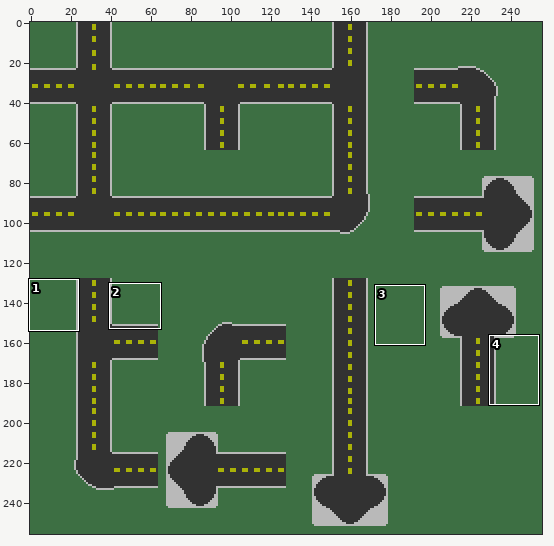
Sprite sheet: Assets/TEST_ATLAS_TWO-export.png. The picture above shows the old version from afar; the outline marks the close-up.
Close-up. Before the edit:
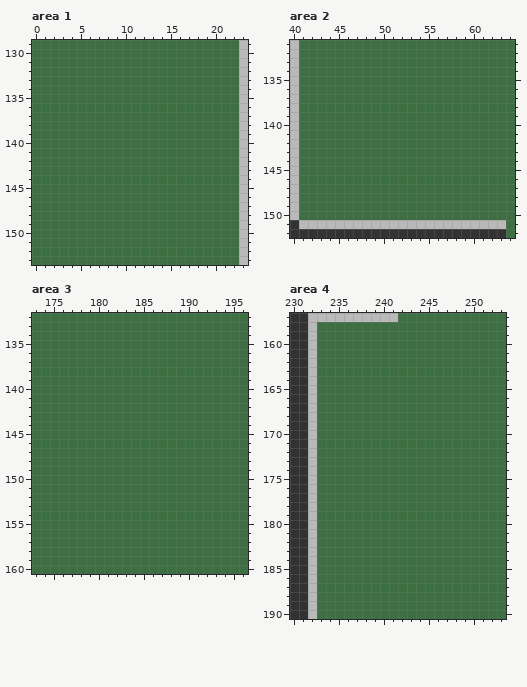
The file is 256x256 pixels. Colours within 5 levels of each other are drawn and written as one. Shown: area 1: x 0..23, y 129..153; area 2: x 40..64, y 131..152; area 3: x 173..196, y 132..160; area 4: x 230..253, y 157..190. The commit also changed other parts of the picture, which this record leaves out.
And afterwards:
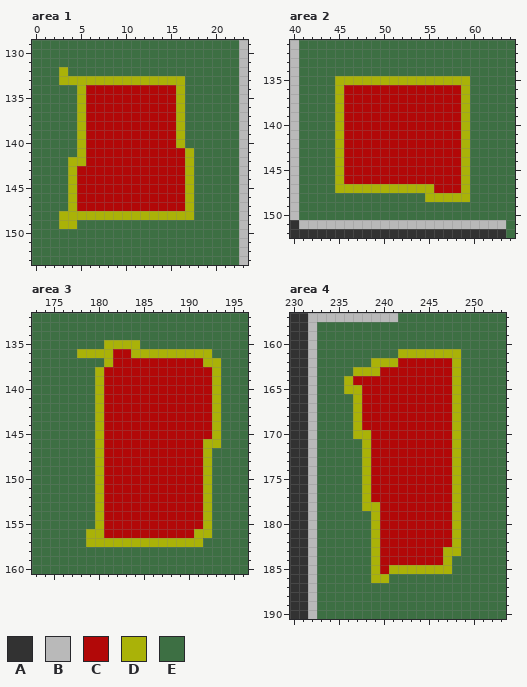
Palette (. is transparent): A #323232  B #b9b9b9  C #b20808  D #aab208  E #3d6f43
Change:
Area 1:
y 132: x 3 E -> D
y 133: x 3..16 EEEEEEEEEEEEEE -> DDDDDDDDDDDDDD
y 134..140: x 5..16 EEEEEEEEEEEE -> DCCCCCCCCCCD
y 141: x 5..17 EEEEEEEEEEEEE -> DCCCCCCCCCCCD
y 142: x 4..17 EEEEEEEEEEEEEE -> DDCCCCCCCCCCCD
y 143..147: x 4..17 EEEEEEEEEEEEEE -> DCCCCCCCCCCCCD
y 148: x 3..17 EEEEEEEEEEEEEEE -> DDDDDDDDDDDDDDD
y 149: x 3..4 EE -> DD
Area 2:
y 135: x 45..59 EEEEEEEEEEEEEEE -> DDDDDDDDDDDDDDD
y 136..146: x 45..59 EEEEEEEEEEEEEEE -> DCCCCCCCCCCCCCD
y 147: x 45..59 EEEEEEEEEEEEEEE -> DDDDDDDDDDDCCCD
y 148: x 55..59 EEEEE -> DDDDD
Area 3:
y 135: x 181..184 EEEE -> DDDD
y 136: x 178..192 EEEEEEEEEEEEEEE -> DDDDCCDDDDDDDDD
y 137: x 181..193 EEEEEEEEEEEEE -> DCCCCCCCCCCDD
y 138..145: x 180..193 EEEEEEEEEEEEEE -> DCCCCCCCCCCCCD
y 146: x 180..193 EEEEEEEEEEEEEE -> DCCCCCCCCCCCDD
y 147..155: x 180..192 EEEEEEEEEEEEE -> DCCCCCCCCCCCD
y 156: x 179..192 EEEEEEEEEEEEEE -> DDCCCCCCCCCCDD
y 157: x 179..191 EEEEEEEEEEEEE -> DDDDDDDDDDDDD
Area 4:
y 161: x 242..248 EEEEEEE -> DDDDDDD
y 162: x 239..248 EEEEEEEEEE -> DDDCCCCCCD
y 163: x 237..248 EEEEEEEEEEEE -> DDDCCCCCCCCD
y 164: x 236..248 EEEEEEEEEEEEE -> DCCCCCCCCCCCD
y 165: x 236..248 EEEEEEEEEEEEE -> DDCCCCCCCCCCD
y 166..169: x 237..248 EEEEEEEEEEEE -> DCCCCCCCCCCD
y 170: x 237..248 EEEEEEEEEEEE -> DDCCCCCCCCCD
y 171..177: x 238..248 EEEEEEEEEEE -> DCCCCCCCCCD
y 178: x 238..248 EEEEEEEEEEE -> DDCCCCCCCCD
y 179..182: x 239..248 EEEEEEEEEE -> DCCCCCCCCD
y 183: x 239..248 EEEEEEEEEE -> DCCCCCCCDD
y 184: x 239..247 EEEEEEEEE -> DCCCCCCCD
y 185: x 239..247 EEEEEEEEE -> DCDDDDDDD
y 186: x 239..240 EE -> DD
Where, in picture pixels (left, top, right, bottom), the same in both close-ups:
changed: (59, 67, 194, 229)
changed: (335, 76, 470, 202)
changed: (77, 340, 221, 547)
changed: (344, 349, 461, 583)
